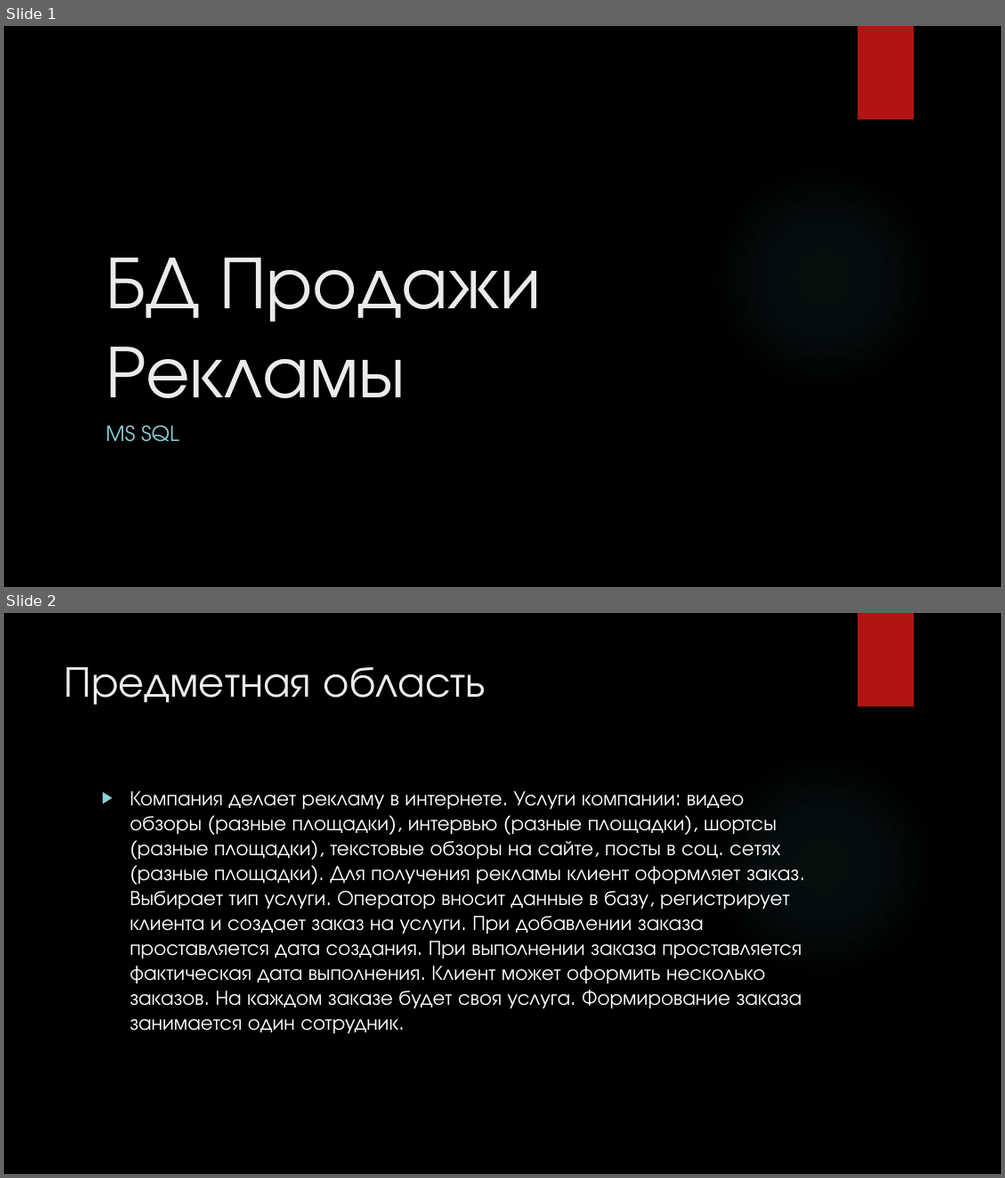
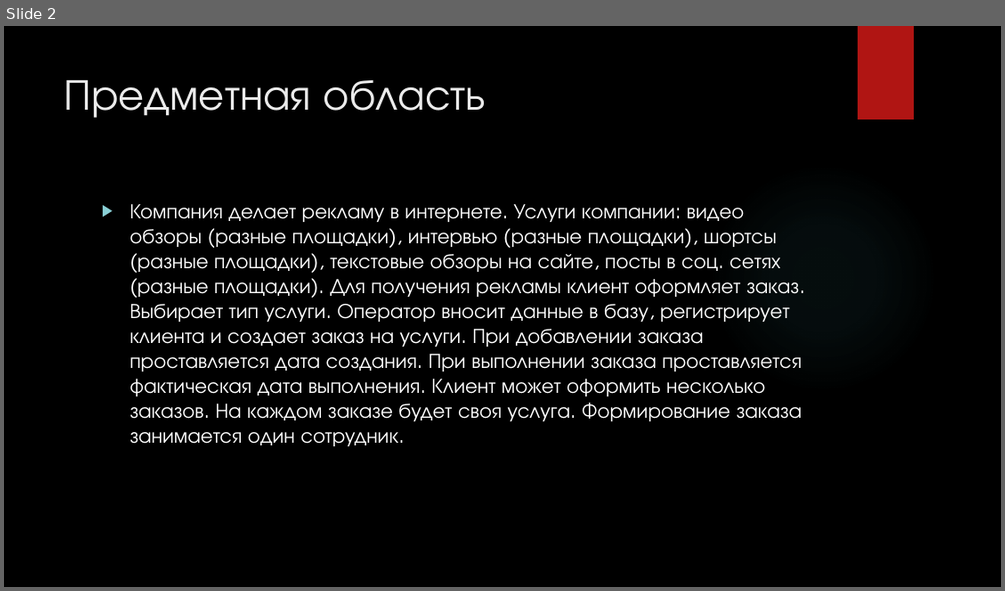
Before and after one commit to prab0t/otus-mssql--igorin-, a slide deck: Project/БД Продажи Рекламы ДЕМО.pptx. Shown one above the other, each under a label of ours: slides 1 and 2 before the commit, slide 2 after it. The pictures are 1005x1178 and 1005x591 pixels, drawn with LibreOffice and Linux fonts; fonts in the diff are those of the drawing; background and template pictures are left out. Boxes give left, top, right and bottom in pixels: in the first picture for what was removed or moved away, otherwise in the second. Text is boxed around its words. In the diff, an @@ line names an element or a change of style, - is before the commit and + after.

```diff
--- a/Project/БД Продажи Рекламы ДЕМО.pptx
+++ b/Project/БД Продажи Рекламы ДЕМО.pptx
@@ slide 1 removed at (4,26,1001,587), background picture (left out); not listed: 2 template elements that a slide beside it also shows @@
@@ title removed at (105,257,541,398) @@
-БД Продажи Рекламы
@@ subtitle removed at (105,425,179,442) @@
-MS SQL
```
Also in this commit, not shown: 1 slide changed, 1 slide added.
